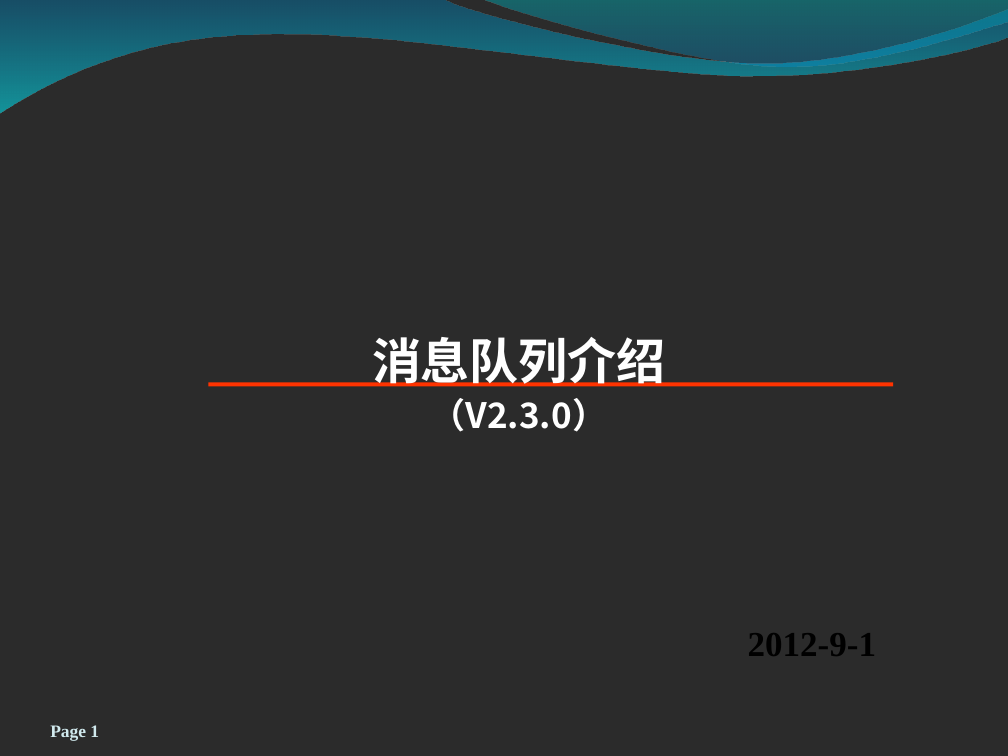
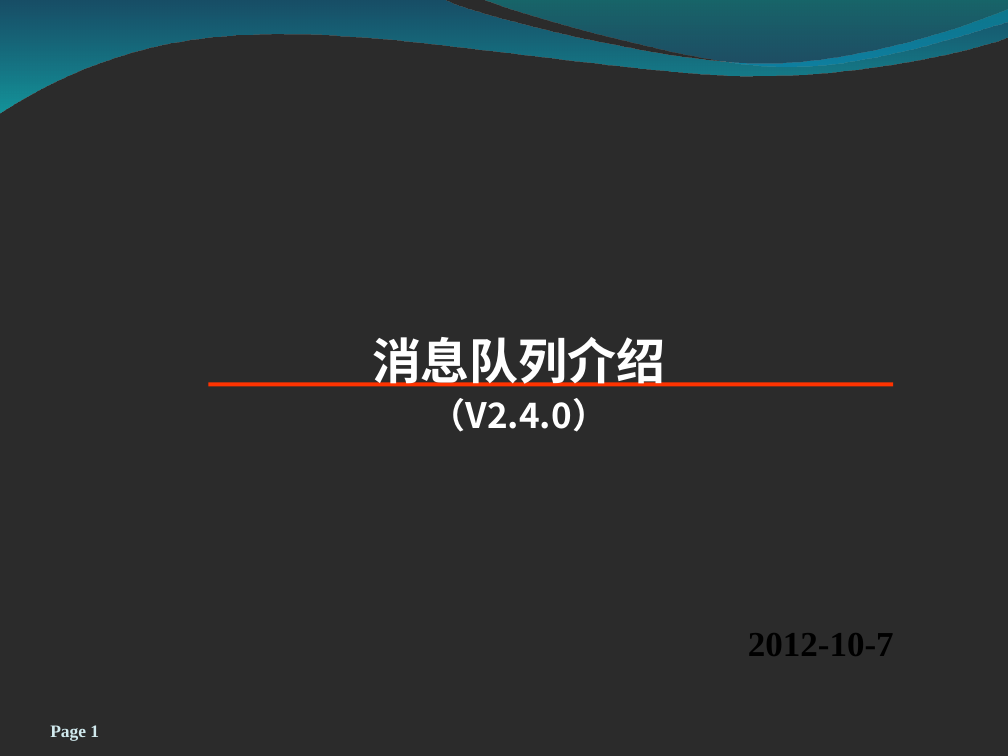
Before and after one commit to burstas/cwinux-mq, a slide deck: slide 1 of mq/doc/mq_introduce.ppt. Drawn at 1008x756 pixels with LibreOffice and Linux fonts; fonts in the diff are those of the drawing; background and template pictures are left out; a plain dark background stands for a picture behind light text. Boxes give left, top, right and bottom in pixels: in the first picture for what was removed or moved away, otherwise in the second. Text is boxed around its words. In the diff, an @@ line names an element or a change of style, - is before the commit and + after.

```diff
--- a/mq/doc/mq_introduce.ppt
+++ b/mq/doc/mq_introduce.ppt
@@ text at [430,398,607,432]: text changed @@
-（V2.3.0）
+（V2.4.0）
@@ text at [748,633,894,656]: text changed @@
-2012-9-1
+2012-10-7
```
Also in this commit, not shown: 14 other slides changed, 1 slide added, 4 slides removed, 8 other files.
